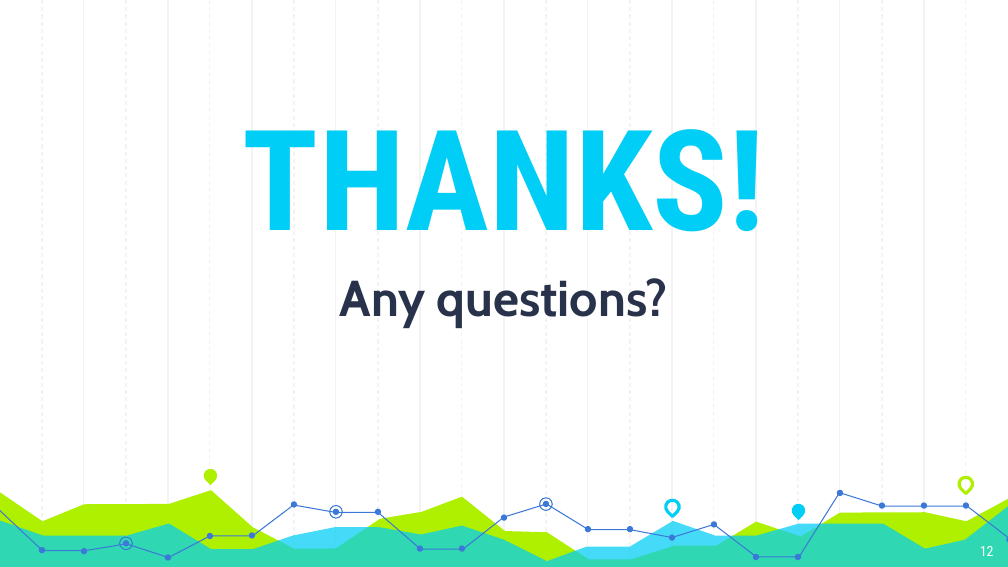
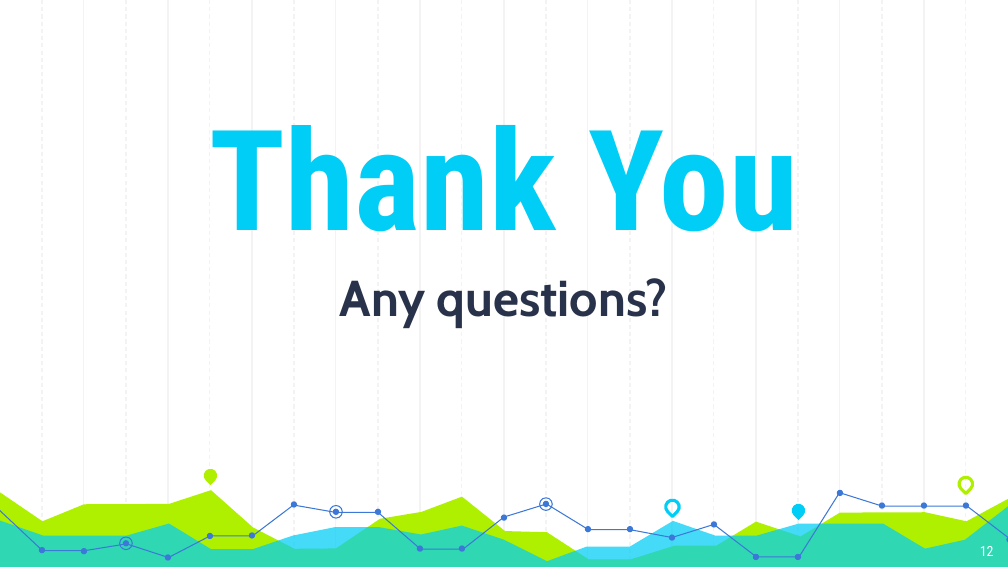
Before and after one commit to peyalrhmn/Family-App, a slide deck: slide 12 of Proposal_Presentation.pptx. Drawn at 1008x567 pixels with LibreOffice and Linux fonts; fonts in the diff are those of the drawing. Boxes give left, top, right and bottom in pixels: in the first picture for what was removed or moved away, otherwise in the second. Text is boxed around its words. In the diff, an @@ line names an element or a change of style, - is before the commit and + after.

```diff
--- a/Proposal_Presentation.pptx
+++ b/Proposal_Presentation.pptx
@@ title at [209, 125, 798, 232]: text changed @@
-THANKS!
+Thank You
```
Also in this commit, not shown: 5 other slides changed.
